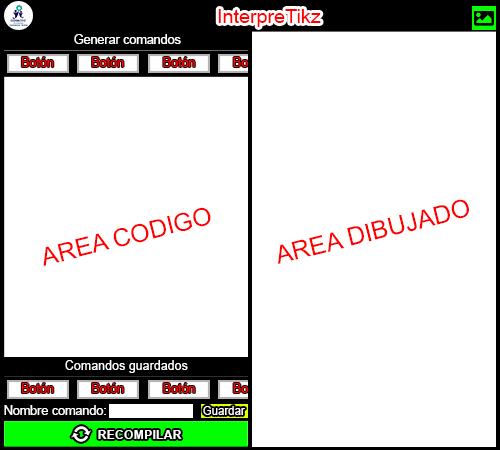
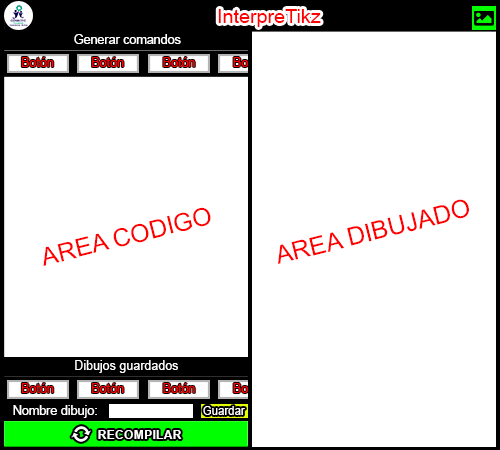
Revision of a layered 500x450 image; what changed, layer by layer:
renamed "Comandos guardados" to "Dibujos guardados", painted on it over [65, 360, 188, 373]
renamed "Nombre comando:" to "Nombre dibujo:", painted on it over [4, 405, 106, 418]
